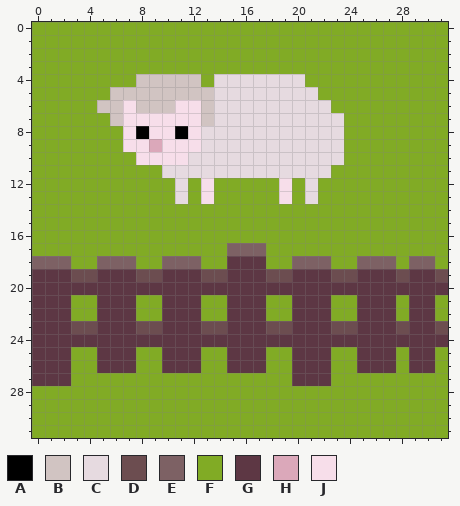
One commit to this pixel-art sprite: Assets/Sprites/shop-icon-sheep-farm.png. The first picture shows the starting point.
The file is 32x32 pixels. Colours within 5 levels of each other are drawn and written as one.
Palette (. is transparent): A #000000  B #d1c4c2  C #e6dae0  D #6c4d50  E #7d6164  F #81ab25  G #5d3744  H #dba8ba  J #f7deea
Pixels before, first column x 0:
 0 FFFFFFFFFFFFFFFFFFFFFFFFFFFFFFFF
 1 FFFFFFFFFFFFFFFFFFFFFFFFFFFFFFFF
 2 FFFFFFFFFFFFFFFFFFFFFFFFFFFFFFFF
 3 FFFFFFFFFFFFFFFFFFFFFFFFFFFFFFFF
 4 FFFFFFFFBBBBBFCCCCCCCFFFFFFFFFFF
 5 FFFFFFBBBBBBBBCCCCCCCCFFFFFFFFFF
 6 FFFFFBBJBBBJJBCCCCCCCCCFFFFFFFFF
 7 FFFFFFBJJJJJJBCCCCCCCCCCFFFFFFFF
 8 FFFFFFFJAJJAJCCCCCCCCCCCFFFFFFFF
 9 FFFFFFFJJHJJJCCCCCCCCCCCFFFFFFFF
10 FFFFFFFFJJJJCCCCCCCCCCCCFFFFFFFF
11 FFFFFFFFFFCCCCCCCCCCCCCFFFFFFFFF
12 FFFFFFFFFFFCFJFFFFFJFCFFFFFFFFFF
13 FFFFFFFFFFFCFJFFFFFJFCFFFFFFFFFF
14 FFFFFFFFFFFFFFFFFFFFFFFFFFFFFFFF
15 FFFFFFFFFFFFFFFFFFFFFFFFFFFFFFFF
16 FFFFFFFFFFFFFFFFFFFFFFFFFFFFFFFF
17 FFFFFFFFFFFFFFFEEEFFFFFFFFFFFFFF
18 EEEFFEEEFFEEEFFGGGFFEEEFFEEEFEEF
19 GGGDDGGGDDGGGDDGGGDDGGGDDGGGDGGD
20 GGGGGGGGGGGGGGGGGGGGGGGGGGGGGGGG
21 GGGFFGGGFFGGGFFGGGFFGGGFFGGGFGGF
22 GGGFFGGGFFGGGFFGGGFFGGGFFGGGFGGF
23 GGGDDGGGDDGGGDDGGGDDGGGDDGGGDGGD
24 GGGGGGGGGGGGGGGGGGGGGGGGGGGGGGGG
25 GGGFFGGGFFGGGFFGGGFFGGGFFGGGFGGF
26 GGGFFGGGFFGGGFFGGGFFGGGFFGGGFGGF
27 GGGFFFFFFFFFFFFFFFFFGGGFFFFFFFFF
28 FFFFFFFFFFFFFFFFFFFFFFFFFFFFFFFF
29 FFFFFFFFFFFFFFFFFFFFFFFFFFFFFFFF
30 FFFFFFFFFFFFFFFFFFFFFFFFFFFFFFFF
31 FFFFFFFFFFFFFFFFFFFFFFFFFFFFFFFF
The result:
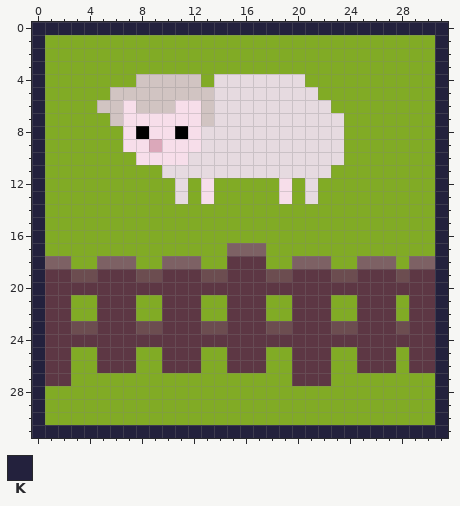
Colours new in this view: K #23213d
Difference:
{"y":0,"x":0,"old":"FFFFFFFFFFFFFFFFFFFFFFFFFFFFFFFF","new":"KKKKKKKKKKKKKKKKKKKKKKKKKKKKKKKK"}
{"y":1,"x":0,"old":"F","new":"K"}
{"y":1,"x":31,"old":"F","new":"K"}
{"y":2,"x":0,"old":"F","new":"K"}
{"y":2,"x":31,"old":"F","new":"K"}
{"y":3,"x":0,"old":"F","new":"K"}
{"y":3,"x":31,"old":"F","new":"K"}
{"y":4,"x":0,"old":"F","new":"K"}
{"y":4,"x":31,"old":"F","new":"K"}
{"y":5,"x":0,"old":"F","new":"K"}
{"y":5,"x":31,"old":"F","new":"K"}
{"y":6,"x":0,"old":"F","new":"K"}
{"y":6,"x":31,"old":"F","new":"K"}
{"y":7,"x":0,"old":"F","new":"K"}
{"y":7,"x":31,"old":"F","new":"K"}
{"y":8,"x":0,"old":"F","new":"K"}
{"y":8,"x":31,"old":"F","new":"K"}
{"y":9,"x":0,"old":"F","new":"K"}
{"y":9,"x":31,"old":"F","new":"K"}
{"y":10,"x":0,"old":"F","new":"K"}
{"y":10,"x":31,"old":"F","new":"K"}
{"y":11,"x":0,"old":"F","new":"K"}
{"y":11,"x":31,"old":"F","new":"K"}
{"y":12,"x":0,"old":"F","new":"K"}
{"y":12,"x":31,"old":"F","new":"K"}
{"y":13,"x":0,"old":"F","new":"K"}
{"y":13,"x":31,"old":"F","new":"K"}
{"y":14,"x":0,"old":"F","new":"K"}
{"y":14,"x":31,"old":"F","new":"K"}
{"y":15,"x":0,"old":"F","new":"K"}
{"y":15,"x":31,"old":"F","new":"K"}
{"y":16,"x":0,"old":"F","new":"K"}
{"y":16,"x":31,"old":"F","new":"K"}
{"y":17,"x":0,"old":"F","new":"K"}
{"y":17,"x":31,"old":"F","new":"K"}
{"y":18,"x":0,"old":"E","new":"K"}
{"y":18,"x":31,"old":"F","new":"K"}
{"y":19,"x":0,"old":"G","new":"K"}
{"y":19,"x":31,"old":"D","new":"K"}
{"y":20,"x":0,"old":"G","new":"K"}
{"y":20,"x":31,"old":"G","new":"K"}
{"y":21,"x":0,"old":"G","new":"K"}
{"y":21,"x":31,"old":"F","new":"K"}
{"y":22,"x":0,"old":"G","new":"K"}
{"y":22,"x":31,"old":"F","new":"K"}
{"y":23,"x":0,"old":"G","new":"K"}
{"y":23,"x":31,"old":"D","new":"K"}
{"y":24,"x":0,"old":"G","new":"K"}
{"y":24,"x":31,"old":"G","new":"K"}
{"y":25,"x":0,"old":"G","new":"K"}
{"y":25,"x":31,"old":"F","new":"K"}
{"y":26,"x":0,"old":"G","new":"K"}
{"y":26,"x":31,"old":"F","new":"K"}
{"y":27,"x":0,"old":"G","new":"K"}
{"y":27,"x":31,"old":"F","new":"K"}
{"y":28,"x":0,"old":"F","new":"K"}
{"y":28,"x":31,"old":"F","new":"K"}
{"y":29,"x":0,"old":"F","new":"K"}
{"y":29,"x":31,"old":"F","new":"K"}
{"y":30,"x":0,"old":"F","new":"K"}
{"y":30,"x":31,"old":"F","new":"K"}
{"y":31,"x":0,"old":"FFFFFFFFFFFFFFFFFFFFFFFFFFFFFFFF","new":"KKKKKKKKKKKKKKKKKKKKKKKKKKKKKKKK"}
{"label":"changed","picture_box":[32,22,448,438]}
